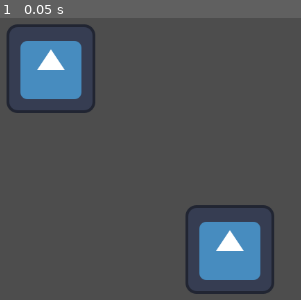
Above: before the commit, frame 1.
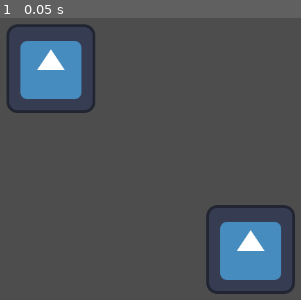
Above: after the commit, the same moment.

Repository: mir4na/testing
Game: Godot game, scene res://world.tscn
Same seed, same stepped clock (60 frames per second), same inputs: the game is played once before the commit and once after it. The project has no main scene, so this scene is started directly. The engine's default icon, where the game draws it, is replaced by a stand-in: a white triangle on a blue panel in a dark square.
Inputs:
- Up to frame 1 (0.05 s): no input

The runs differ from the first frame. In frame 1, 4.6% of the frame differs, in the area x 61-99%, y 66-98%.

Commit message:
change pos

Diff:
--- a/world.tscn
+++ b/world.tscn
@@ -12,7 +12,7 @@
 [node name="StaticBody2D" type="StaticBody2D" parent="." unique_id=1837447896]
 
 [node name="Icon" type="Sprite2D" parent="StaticBody2D" unique_id=1729217966]
-position = Vector2(702, 432)
+position = Vector2(732, 432)
 texture = ExtResource("1_f3sb7")
 
 [node name="CollisionShape2D" type="CollisionShape2D" parent="StaticBody2D" unique_id=379867541]
